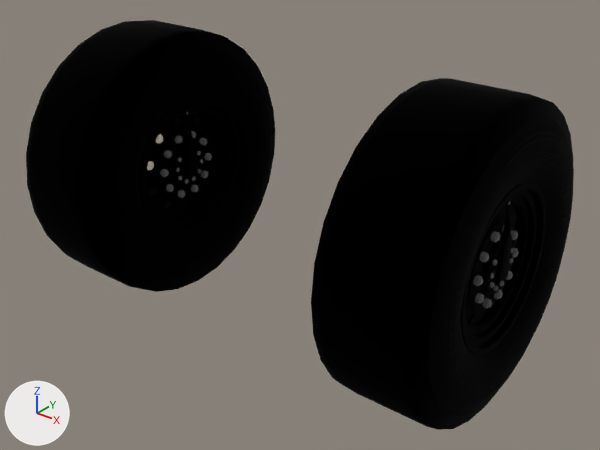
A saved change to the glTF model public/assets/models/wheels-front.gltf.
The view is the same before and after, from a 50 mm lens placed at (3.23, -4.56, 3.16), pointed at (0.32, -0.91, 0.9). Lighting does not change. The marker at lower left points along +X, +Y and +Z. Where no turn or scale is listed for an object, it has been applied to the vertices.
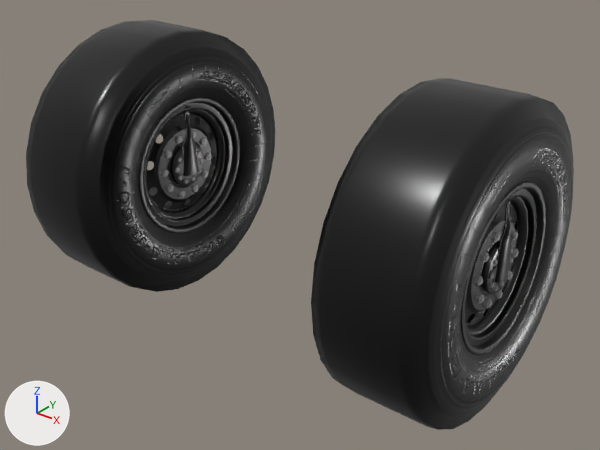
What differs and where, as boxes (x1, y1, x2, y2) in the pictures (600 x 450 px):
'Object_2.002', surface changed
    both: (311, 78, 574, 430)
'Object_2.003', surface changed
    both: (26, 20, 275, 292)

Patch to the scene script:
```diff
--- a/public/assets/models/wheels-front.gltf.py
+++ b/public/assets/models/wheels-front.gltf.py
@@ mat_wheel @@
 n0 = _N.new('ShaderNodeBsdfPrincipled'); n0.name = 'Principled BSDF'
+n0.inputs[2].default_value = 0.288  # 'Roughness'
 n1 = _N.new('ShaderNodeOutputMaterial'); n1.name = 'Material Output'
@@ mat_wheel @@
 n2.image = img_wheel_basecolor
-n3 = _N.new('ShaderNodeSeparateColor'); n3.name = 'Separate Color'
-n4 = _N.new('ShaderNodeTexImage'); n4.name = 'Image Texture.001'
-n4.image = img_wheel_metallicroughness
 n5 = _N.new('ShaderNodeNormalMap'); n5.name = 'Normal Map'
 n5.uv_map = 'UVMap'
-n6 = _N.new('ShaderNodeTexImage'); n6.name = 'Image Texture.002'
-n6.image = img_wheel_normal
+n4 = _N.new('ShaderNodeTexImage'); n4.name = 'Image Texture.001'
+n4.image = img_wheel_normal
 _L.new(n0.outputs[0], n1.inputs[0])  # 'BSDF' to 'Surface'
 _L.new(n2.outputs[0], n0.inputs[0])  # 'Color' to 'Base Color'
-_L.new(n3.outputs[2], n0.inputs[1])  # 'Blue' to 'Metallic'
-_L.new(n3.outputs[1], n0.inputs[2])  # 'Green' to 'Roughness'
-_L.new(n4.outputs[0], n3.inputs[0])  # 'Color' to 'Color'
 _L.new(n5.outputs[0], n0.inputs[5])  # 'Normal' to 'Normal'
-_L.new(n6.outputs[0], n5.inputs[1])  # 'Color' to 'Color'
+_L.new(n4.outputs[0], n5.inputs[1])  # 'Color' to 'Color'
```
